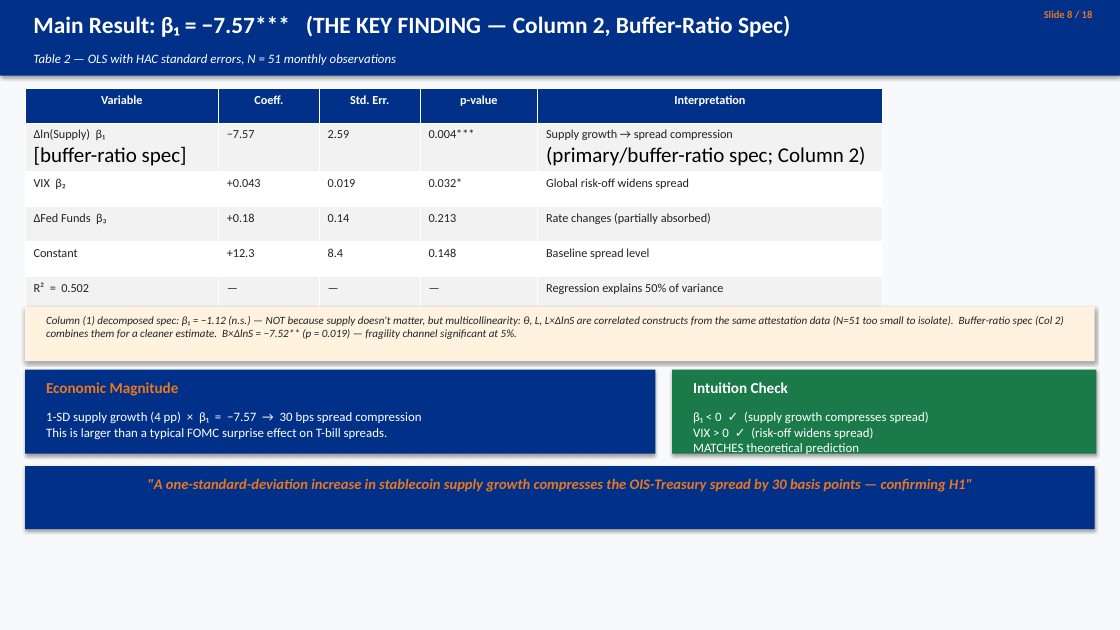
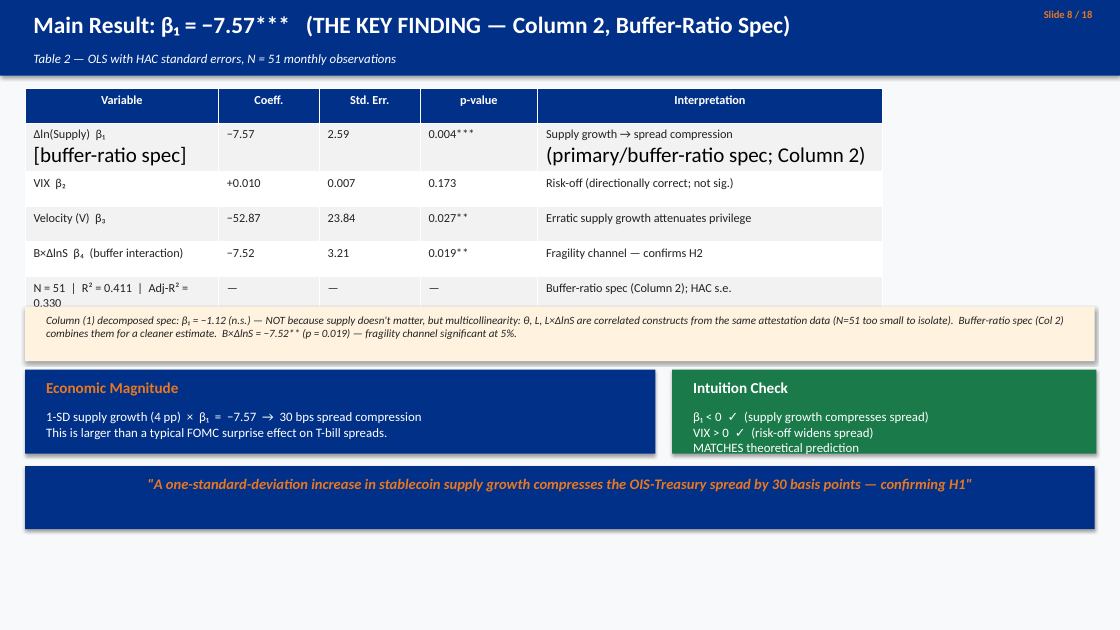
Before and after one commit to kimmireu0921/Stablecoins-and-the-Exorbitant-Privilege, a slide deck: slide 8 of presentations/0609_Stablecoin_Exorbitant_Privilege.pptx. Drawn at 1120x630 pixels with LibreOffice and Linux fonts; fonts in the diff are those of the drawing. Boxes give left, top, right and bottom in pixels: in the first picture for what was removed or moved away, otherwise in the second. Text is boxed around its words. In the diff, an @@ line names an element or a change of style, - is before the commit and + after.

Commit message:
edited slides

```diff
--- a/presentations/0609_Stablecoin_Exorbitant_Privilege.pptx
+++ b/presentations/0609_Stablecoin_Exorbitant_Privilege.pptx
@@ table at (x1=25, y1=88, x2=882, y2=311) @@
-row 3: VIX β₂ | +0.043 | 0.019 | 0.032* | Global risk-off widens spread
+row 3: VIX β₂ | +0.010 | 0.007 | 0.173 | Risk-off (directionally correct; not sig.)
-row 4: ΔFed Funds β₃ | +0.18 | 0.14 | 0.213 | Rate changes (partially absorbed)
+row 4: Velocity (V) β₃ | −52.87 | 23.84 | 0.027** | Erratic supply growth attenuates privilege
-row 5: Constant | +12.3 | 8.4 | 0.148 | Baseline spread level
+row 5: B×ΔlnS β₄ (buffer interaction) | −7.52 | 3.21 | 0.019** | Fragility channel — confirms H2
-row 6, column 1: R² = 0.502
+row 6, column 1: N = 51 | R² = 0.411 | Adj-R² = 0.330
-row 6, column 5: Regression explains 50% of variance
+row 6, column 5: Buffer-ratio spec (Column 2); HAC s.e.
```
Also in this commit, not shown: 5 other slides changed.
